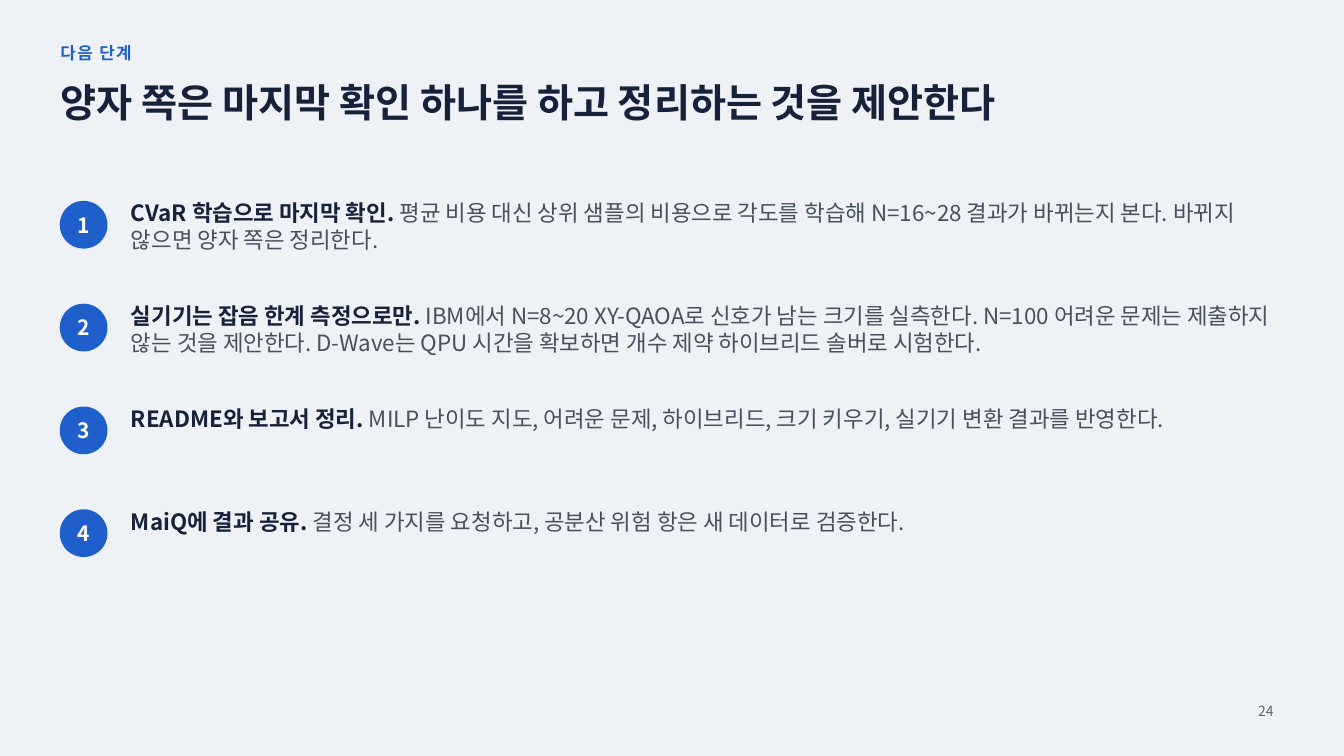
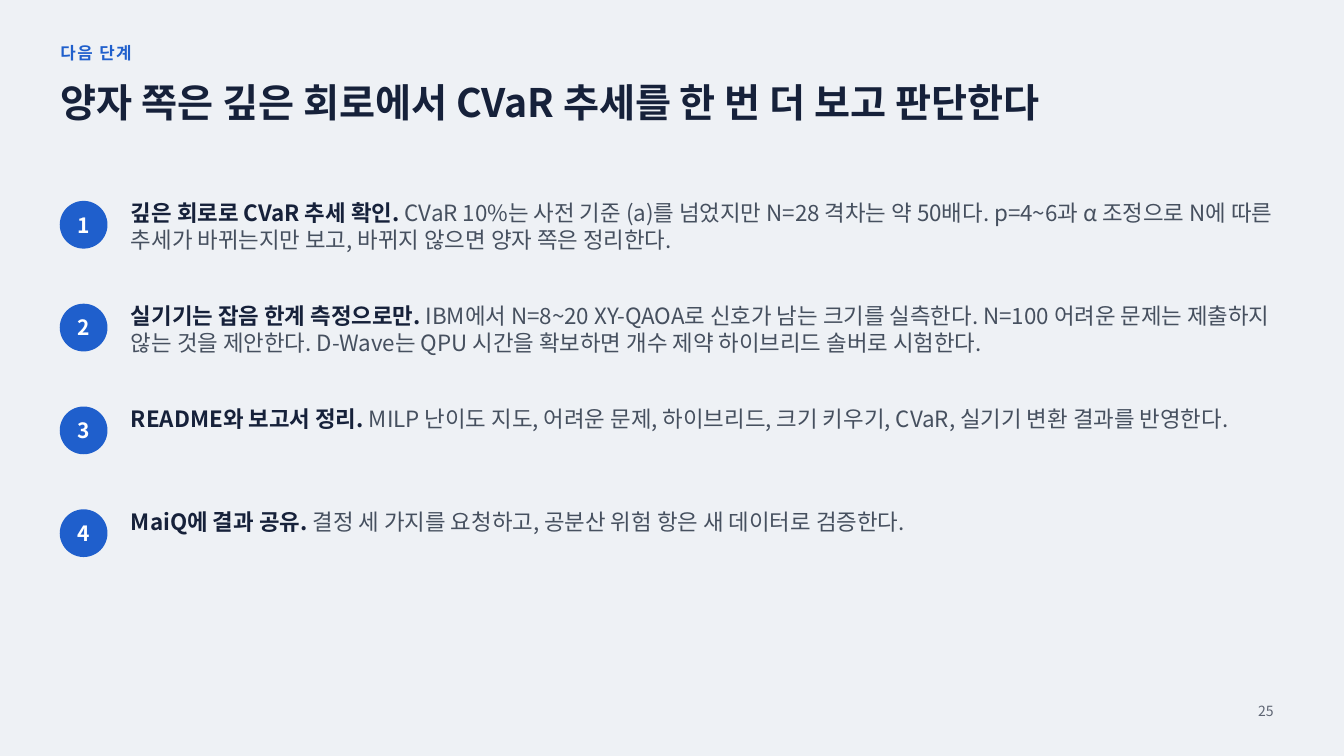
Before and after one commit to 202155570/norma-qaoa, a slide deck: slide 25 of docs/qaoa_research_report_2026-11-19.pptx (slide 24 before the commit). Drawn at 1344x756 pixels with LibreOffice and Linux fonts; fonts in the diff are those of the drawing. Boxes give left, top, right and bottom in pixels: in the first picture for what was removed or moved away, otherwise in the second. Text is boxed around its words. In the diff, an @@ line names an element or a change of style, - is before the commit and + after.

```diff
--- a/docs/qaoa_research_report_2026-11-19.pptx
+++ b/docs/qaoa_research_report_2026-11-19.pptx
@@ title at box(60, 84, 1040, 121): text changed @@
-양자 쪽은 마지막 확인 하나를 하고 정리하는 것을 제안한다
+양자 쪽은 깊은 회로에서 CVaR 추세를 한 번 더 보고 판단한다
@@ text at box(131, 202, 1272, 252): text changed @@
-CVaR 학습으로 마지막 확인. 평균 비용 대신 상위 샘플의 비용으로 각도를 학습해 N=16~28 결과가 바뀌는지 본다. 바뀌지 않으면 양자 쪽은 정리한다.
+깊은 회로로 CVaR 추세 확인. CVaR 10%는 사전 기준 (a)를 넘었지만 N=28 격차는 약 50배다. p=4~6과 α 조정으로 N에 따른 추세가 바뀌는지만 보고, 바뀌지 않으면 양자 쪽은 정리한다.
@@ text at box(131, 408, 1228, 431): text changed @@
-README와 보고서 정리. MILP 난이도 지도, 어려운 문제, 하이브리드, 크기 키우기, 실기기 변환 결과를 반영한다.
+README와 보고서 정리. MILP 난이도 지도, 어려운 문제, 하이브리드, 크기 키우기, CVaR, 실기기 변환 결과를 반영한다.
@@ page number at box(1258, 705, 1274, 716): text changed @@
-24
+25
```
Also in this commit, not shown: 7 other slides changed, 1 slide added, 8 other files.
